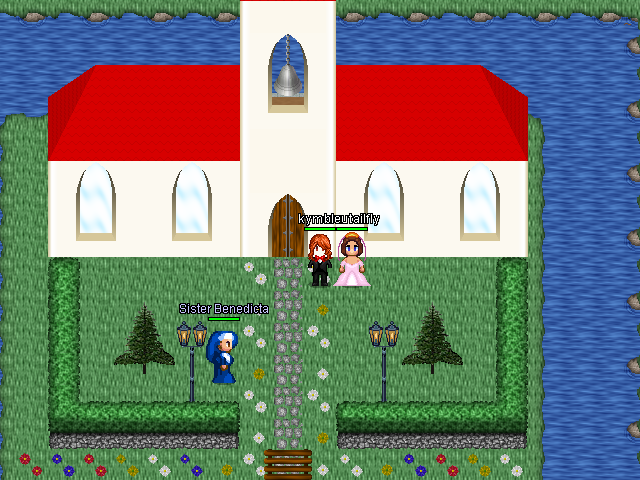
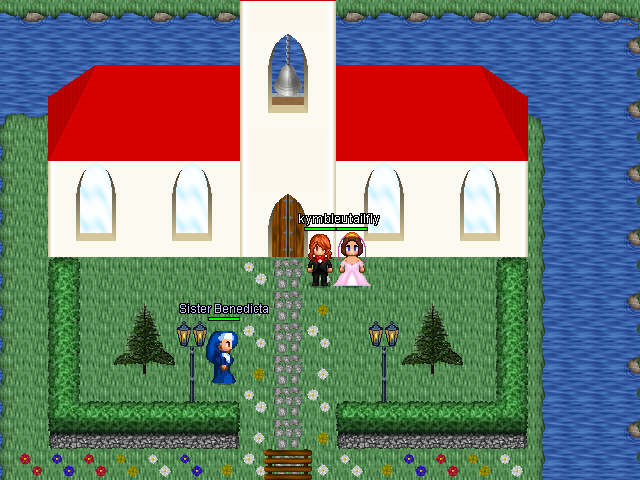
Comparing the layer stacks of the two 640×480 images. Changes:
painted on "kymara" over [307, 245, 333, 273]
